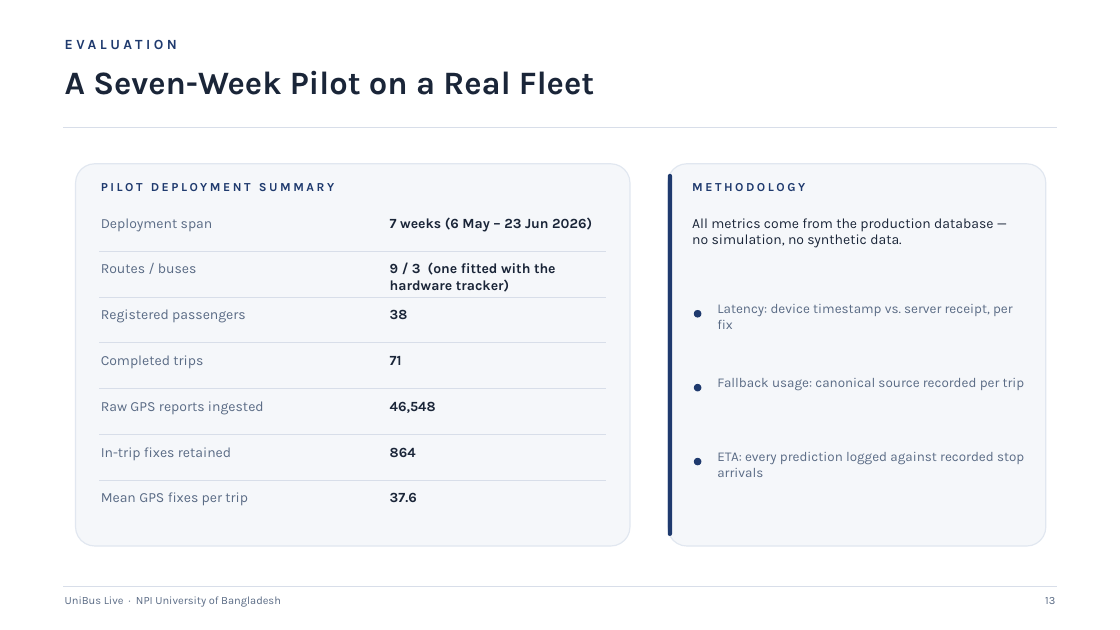
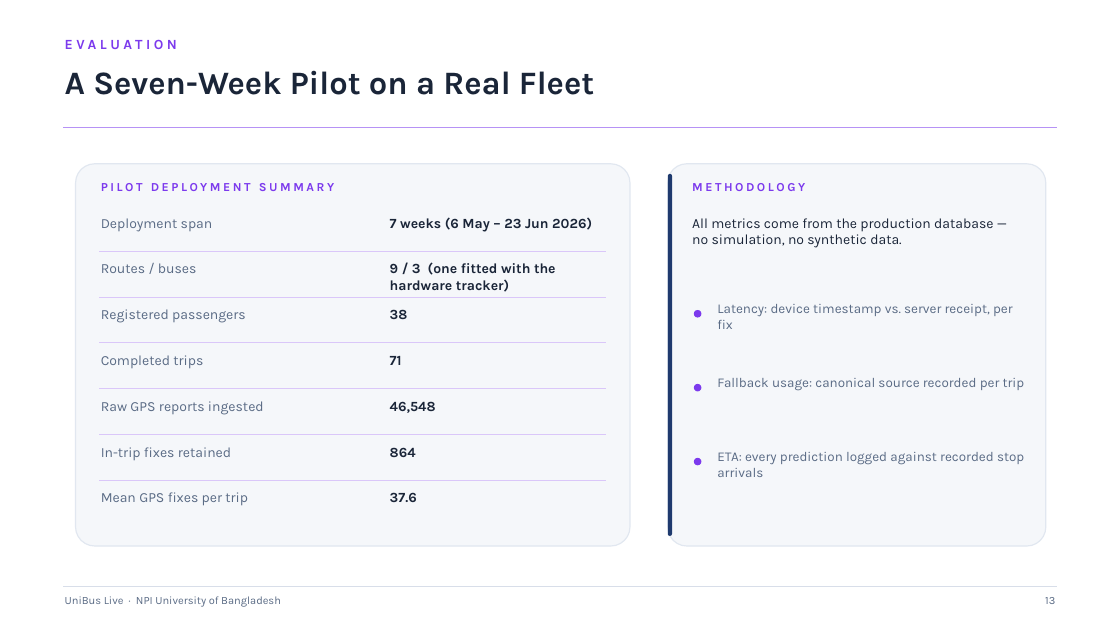
Before and after one commit to mdshishirhossain05/bus-tracking-backend, a slide deck: slide 13 of thesis/ppt/UniBus_Live_Academic_Presentation.pptx. Drawn at 1120x630 pixels with LibreOffice and Linux fonts; fonts in the diff are those of the drawing. Boxes give left, top, right and bottom in pixels: in the first picture for what was removed or moved away, otherwise in the second. Text is boxed around its words. In the diff, an @@ line names an element or a change of style, - is before the commit and + after.

```diff
--- a/thesis/ppt/UniBus_Live_Academic_Presentation.pptx
+++ b/thesis/ppt/UniBus_Live_Academic_Presentation.pptx
@@ line (63, 128) - (1057, 128): stroke #D8DEE9 1.2 pt to #B692F5 1.2 pt @@
@@ text colour #1F3A6E to #7C3AED in 3 elements at (65, 39, 177, 49), (101, 183, 334, 191), (692, 183, 805, 191) @@
@@ line (99, 251) - (607, 251): stroke #D8DEE9 0.5 pt to #DAC7F9 0.5 pt @@
@@ line (99, 297) - (607, 297): stroke #D8DEE9 0.5 pt to #DAC7F9 0.5 pt @@
@@ line (99, 343) - (607, 343): stroke #D8DEE9 0.5 pt to #DAC7F9 0.5 pt @@
@@ line (99, 388) - (607, 388): stroke #D8DEE9 0.5 pt to #DAC7F9 0.5 pt @@
@@ line (99, 434) - (607, 434): stroke #D8DEE9 0.5 pt to #DAC7F9 0.5 pt @@
@@ fill #1F3A6E to #7C3AED in 3 elements at (694, 310, 702, 318), (694, 384, 702, 392), (694, 458, 702, 465) @@
@@ line (99, 480) - (607, 480): stroke #D8DEE9 0.5 pt to #DAC7F9 0.5 pt @@
```
Also in this commit, not shown: 18 other slides changed.
